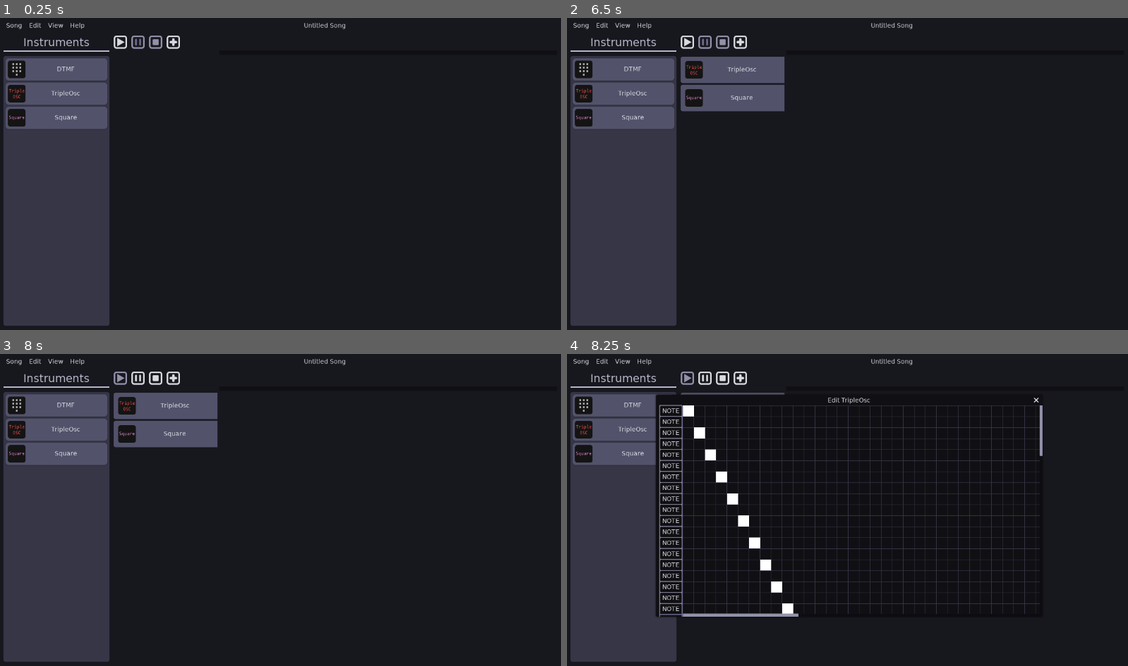
Above: before the commit, frames 1-4 (two rows, left to right).
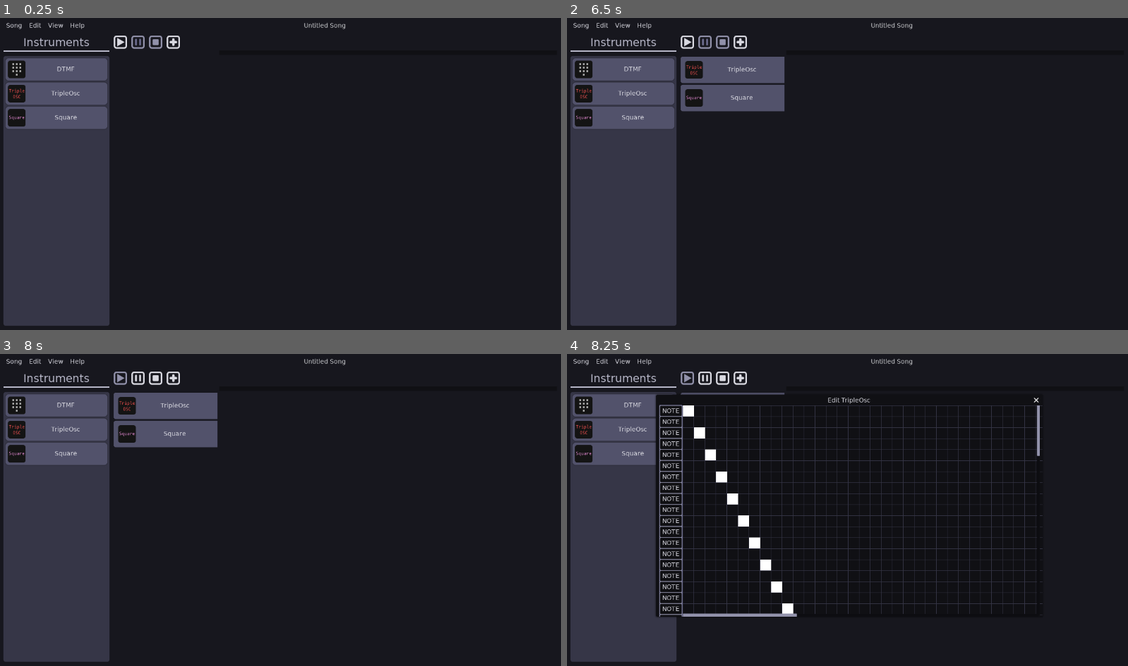
Above: after the commit, the same moments.

Repository: QuadCubedStudios/GoDAW
Game: Godot game, scene res://Main.tscn
Two runs of this game, one before a commit and one after it. Both use one fixed random seed, a clock stepped at 60 frames per second and the inputs below.
Inputs (mouse positions are in pixels of both pictures, inside the frame that each line leads up to):
- Up to frame 1 (0.25 s): no input
- Up to frame 2 (6.5 s): click (684, 42) at 0.5 s; click "Song" at 1.25 s; click "Edit" at 2 s; click "View" at 2.75 s; click "DTMF" at 3.5 s; click "TripleOsc" at 4.25 s; click "Square" at 5 s; click (724, 42) at 5.75 s
- Up to frame 3 (8 s): click (117, 378) at 6.5 s; click (173, 378) at 7.25 s
- Up to frame 4 (8.25 s): click "TripleOsc" at 8 s

Frames 1-3 are identical in both runs. In frame 4, 0.2% of the frame differs, in the area x 16-85%, y 16-85%.

Commit message:
Resizable Grid 🫠

Diff:
--- a/Editor/Scenes/Dialogues/TrackEditor/Grid.gd
+++ b/Editor/Scenes/Dialogues/TrackEditor/Grid.gd
@@ -1,4 +1,4 @@
-extends Node2D
+extends Control
 
 const track_editor_script = preload("res://Editor/Scenes/Dialogues/TrackEditor/TrackEditor.gd")
 export var thickness = 2
@@ -6,13 +6,15 @@
 export var border_color: Color
 
 export var track_editor_path: NodePath
+export var note_editor_container: NodePath
 
 func _draw():
 	var grid_size = get_parent().rect_size
+	var separation = get_node(note_editor_container).get_constant("separation")
 	var track_editor: track_editor_script = get_node(track_editor_path)
 	var size: int = track_editor.note_names.get_child(0).rect_size.y
 	var name_size = track_editor.name_scroll.rect_size.x
-	var xoffset = track_editor.scroll.scroll_horizontal % size - get_parent().get_constant("separation")
+	var xoffset = track_editor.scroll.scroll_horizontal % size - separation
 	var yoffset = track_editor.scroll.scroll_vertical % size
 
 	# Grid in y direction
--- a/Editor/Scenes/Dialogues/TrackEditor/TrackEditor.gd
+++ b/Editor/Scenes/Dialogues/TrackEditor/TrackEditor.gd
@@ -1,11 +1,11 @@
 extends WindowDialog
 
 onready var settings  = $HSplit/Settings
-onready var name_scroll = $HSplit/HBoxContainer/VBoxContainer/NameScroll
-onready var scroll = $HSplit/HBoxContainer/Scroll
-onready var note_names = $HSplit/HBoxContainer/VBoxContainer/NameScroll/NoteName
-onready var notes = $HSplit/HBoxContainer/Scroll/Notes
-onready var grid = $HSplit/HBoxContainer/Grid
+onready var name_scroll = $HSplit/NoteEditor/HBox/VBox/NameScroll
+onready var scroll = $HSplit/NoteEditor/HBox/Scroll
+onready var note_names = $HSplit/NoteEditor/HBox/VBox/NameScroll/NoteNames
+onready var notes = $HSplit/NoteEditor/HBox/Scroll/Notes
+onready var grid = $HSplit/NoteEditor/Grid
 
 var scrolling_on_editor = false
 
@@ -56,3 +56,6 @@
 
 func _on_NoteName_resized():
 	scroll.rect_size = name_scroll.rect_size
+
+
+func _on_TrackEditor_resized(): if grid: grid.update()
--- a/Editor/Scenes/Dialogues/TrackEditor/TrackEditor.tscn
+++ b/Editor/Scenes/Dialogues/TrackEditor/TrackEditor.tscn
@@ -4,10 +4,12 @@
 [ext_resource path="res://Editor/Scenes/Dialogues/TrackEditor/Grid.gd" type="Script" id=2]
 
 [node name="TrackEditor" type="WindowDialog"]
+visible = true
 margin_right = 48.0
 margin_bottom = 40.0
 rect_min_size = Vector2( 876, 480 )
 window_title = "Track Editor"
+resizable = true
 script = ExtResource( 1 )
 
 [node name="HSplit" type="HSplitContainer" parent="."]
@@ -17,47 +19,57 @@
 [node name="Settings" type="VBoxContainer" parent="HSplit"]
 margin_bottom = 480.0
 
-[node name="HBoxContainer" type="HBoxContainer" parent="HSplit"]
+[node name="NoteEditor" type="Control" parent="HSplit"]
 margin_left = 12.0
 margin_right = 876.0
 margin_bottom = 480.0
-custom_constants/separation = 2
+size_flags_horizontal = 3
 
-[node name="Grid" type="Node2D" parent="HSplit/HBoxContainer"]
+[node name="Grid" type="Control" parent="HSplit/NoteEditor"]
+margin_bottom = 480.0
 script = ExtResource( 2 )
 thickness = 1
 color = Color( 0.215686, 0.215686, 0.282353, 1 )
 border_color = Color( 0.435294, 0.435294, 0.568627, 1 )
 track_editor_path = NodePath("../../..")
+note_editor_container = NodePath("../HBox")
 
-[node name="VBoxContainer" type="VBoxContainer" parent="HSplit/HBoxContainer"]
+[node name="HBox" type="HBoxContainer" parent="HSplit/NoteEditor"]
+margin_right = 864.0
+margin_bottom = 480.0
+custom_constants/separation = 2
+
+[node name="VBox" type="VBoxContainer" parent="HSplit/NoteEditor/HBox"]
 margin_bottom = 480.0
 
-[node name="NameScroll" type="ScrollContainer" parent="HSplit/HBoxContainer/VBoxContainer"]
-margin_bottom = 470.0
+[node name="NameScroll" type="ScrollContainer" parent="HSplit/NoteEditor/HBox/VBox"]
+margin_bottom = 480.0
 size_flags_vertical = 3
 scroll_horizontal_enabled = false
 
-[node name="NoteName" type="VBoxContainer" parent="HSplit/HBoxContainer/VBoxContainer/NameScroll"]
-margin_bottom = 470.0
+[node name="NoteNames" type="VBoxContainer" parent="HSplit/NoteEditor/HBox/VBox/NameScroll"]
+margin_bottom = 480.0
 size_flags_vertical = 3
 custom_constants/separation = 0
 
-[node name="Control" type="Control" parent="HSplit/HBoxContainer/VBoxContainer"]
-margin_top = 474.0
-margin_bottom = 480.0
-rect_min_size = Vector2( 0, 6 )
-
-[node name="Scroll" type="ScrollContainer" parent="HSplit/HBoxContainer"]
-margin_right = 864.0
+[node name="Scroll" type="ScrollContainer" parent="HSplit/NoteEditor/HBox"]
+margin_left = 2.0
+margin_right = 862.0
 margin_bottom = 480.0
 size_flags_horizontal = 3
 
-[node name="Notes" type="HBoxContainer" parent="HSplit/HBoxContainer/Scroll"]
-margin_right = 864.0
+[node name="Notes" type="HBoxContainer" parent="HSplit/NoteEditor/HBox/Scroll"]
+margin_right = 860.0
 margin_bottom = 480.0
 size_flags_horizontal = 3
 size_flags_vertical = 3
 
+[node name="Control" type="Control" parent="HSplit/NoteEditor/HBox"]
+margin_left = 864.0
+margin_right = 864.0
+margin_bottom = 480.0
+rect_min_size = Vector2( 0, 6 )
+
 [connection signal="popup_hide" from="." to="." method="_unpopup"]
-[connection signal="resized" from="HSplit/HBoxContainer/VBoxContainer/NameScroll/NoteName" to="." method="_on_NoteName_resized"]
+[connection signal="resized" from="." to="." method="_on_TrackEditor_resized"]
+[connection signal="resized" from="HSplit/NoteEditor/HBox/VBox/NameScroll/NoteNames" to="." method="_on_NoteName_resized"]
